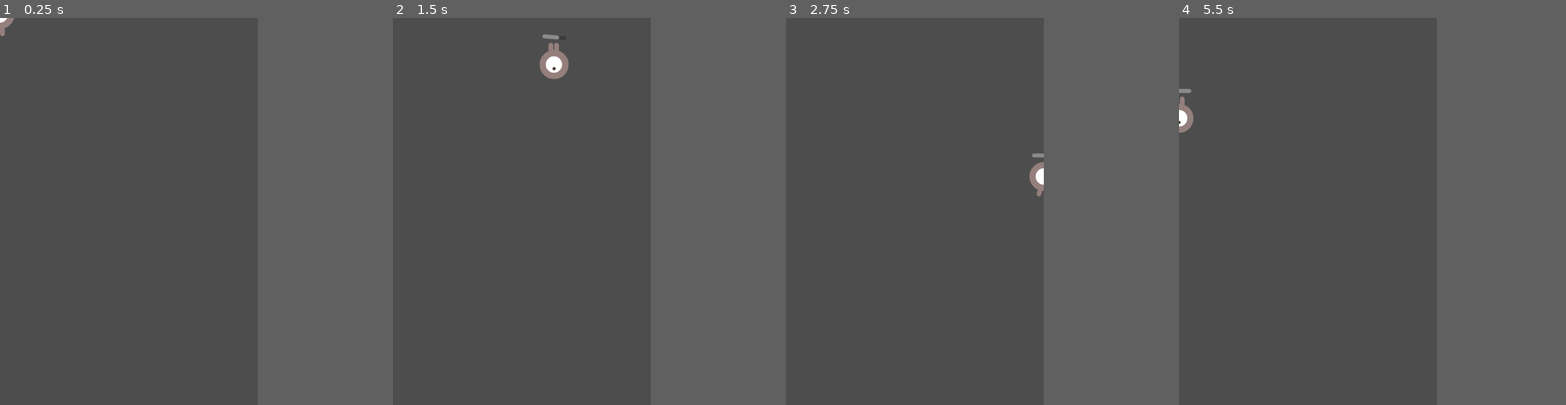
Above: before the commit, frames 1-4 (left to right).
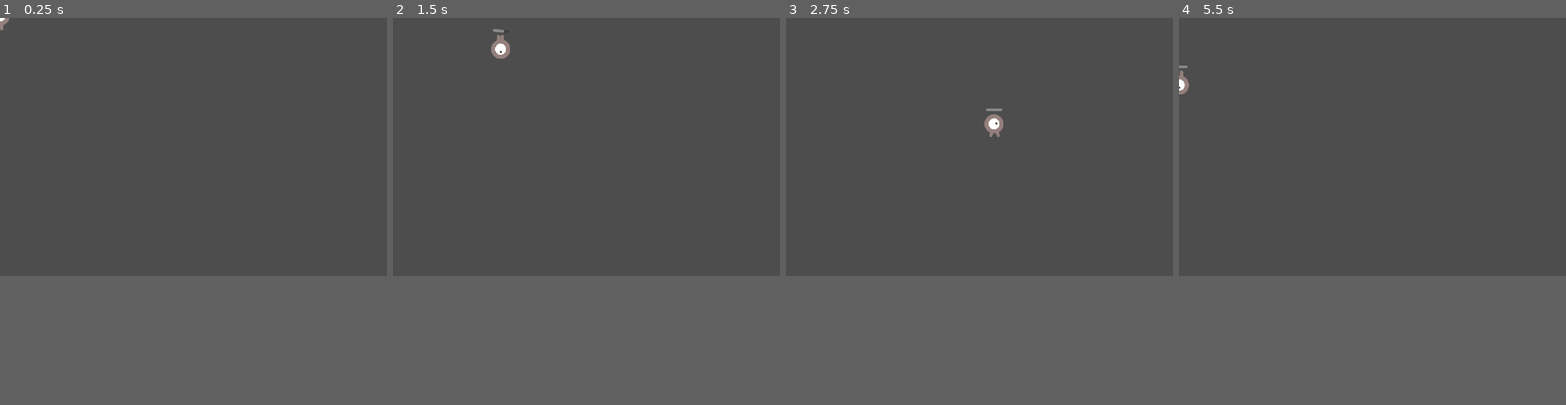
Above: after the commit, the same moments.

Repository: Maciekm1/game5
Game: Godot game, scene res://scenes/player.tscn
Same seed, same stepped clock (60 frames per second), same inputs: the game is played once before the commit and once after it.
Inputs:
- Up to frame 1 (0.25 s): no input
- Up to frame 2 (1.5 s): tap Enter at 0.5 s; hold D (move_right) 0.53-1.28 s; tap Y (heal) at 0.6 s; hold S (move_down) from 1.28 s (still down); tap T (take_damage) at 1.35 s
- Up to frame 3 (2.75 s): release S (move_down) at 2.03 s; hold D (move_right) from 2.03 s (still down); tap Y (heal) at 2.1 s
- Up to frame 4 (5.5 s): release D (move_right) at 2.78 s; hold Up (move_up) 2.78-3.53 s; tap T (take_damage) at 2.85, 4.35 s; hold A (move_left) 3.53-5.03 s; tap Y (heal) at 3.6, 5.1 s; hold S (move_down) from 5.03 s (still down)
In our replay, the window is 533x800 before the commit and 800x533 after it. These sizes can differ from the game's own. Grey fills any space a smaller window leaves; there, only what the larger window draws over its background counts as a difference.

The runs differ from the first frame. In frame 1, less than 0.1% of the frame differs, in the area x 0-4%, y 0-5%; in frame 2, 0.8%, in the area x 25-46%, y 2-16%; in frame 3, 0.5%; in frame 4, 0.4%.

Commit message:
add bullet, new project windows size

Diff:
--- a/project.godot
+++ b/project.godot
@@ -14,12 +14,14 @@
 run/main_scene="uid://c0vc4y15dm6iu"
 config/features=PackedStringArray("4.4", "Forward Plus")
 
+[autoload]
+
+Globals="*res://scenes/globals.gd"
+
 [display]
 
-window/size/viewport_width=480
+window/size/viewport_width=1080
 window/size/viewport_height=720
-window/size/window_width_override=720
-window/size/window_height_override=1080
 window/stretch/mode="canvas_items"
 
 [input]
--- /dev/null
+++ b/scenes/bullet.gd
@@ -0,0 +1,11 @@
+class_name Bullet extends Area2D
+
+@export var speed = 750
+
+func _physics_process(delta):
+	position += transform.x * speed * delta
+
+func _on_body_entered(body: Node2D) -> void:
+	if body.is_in_group("mobs"):
+		body.queue_free()
+	queue_free()
--- /dev/null
+++ b/scenes/bullet.tscn
@@ -0,0 +1,28 @@
+[gd_scene load_steps=5 format=3 uid="uid://b3ni871yv84b6"]
+
+[ext_resource type="Script" uid="uid://xe8tglcxf1ax" path="res://scenes/bullet.gd" id="1_mkf8s"]
+
+[sub_resource type="Gradient" id="Gradient_h1aey"]
+colors = PackedColorArray(1, 0, 0, 1, 1, 1, 1, 0)
+
+[sub_resource type="GradientTexture2D" id="GradientTexture2D_mkf8s"]
+gradient = SubResource("Gradient_h1aey")
+width = 32
+height = 32
+fill = 1
+fill_from = Vector2(0.490826, 0.495413)
+fill_to = Vector2(0.396789, 0)
+
+[sub_resource type="CircleShape2D" id="CircleShape2D_h1aey"]
+radius = 13.0384
+
+[node name="Bullet" type="Area2D"]
+script = ExtResource("1_mkf8s")
+
+[node name="Sprite2D" type="Sprite2D" parent="."]
+texture = SubResource("GradientTexture2D_mkf8s")
+
+[node name="CollisionShape2D" type="CollisionShape2D" parent="."]
+shape = SubResource("CircleShape2D_h1aey")
+
+[connection signal="body_entered" from="." to="." method="_on_body_entered"]
--- /dev/null
+++ b/scenes/globals.gd
@@ -0,0 +1 @@
+extends Node
--- a/scenes/player.gd
+++ b/scenes/player.gd
@@ -2,6 +2,7 @@
 
 @export var speed = 400
 @export var health_component: HealthComponent
+@export var bullet_scene: Bullet
 var screen_size
 
 func _ready():
Not shown, added: scenes/bullet.gd.uid
Not shown, added: scenes/globals.gd.uid
